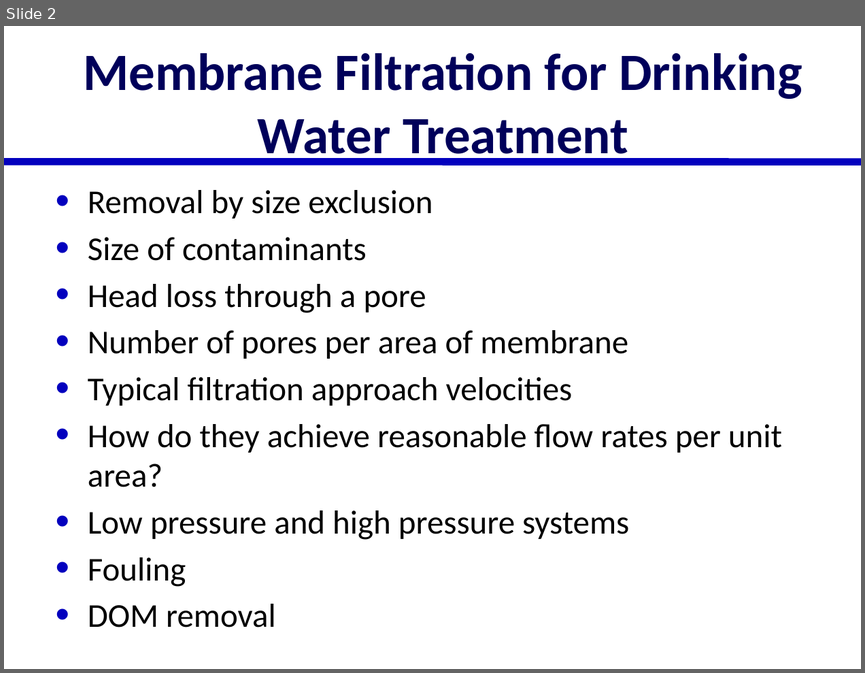
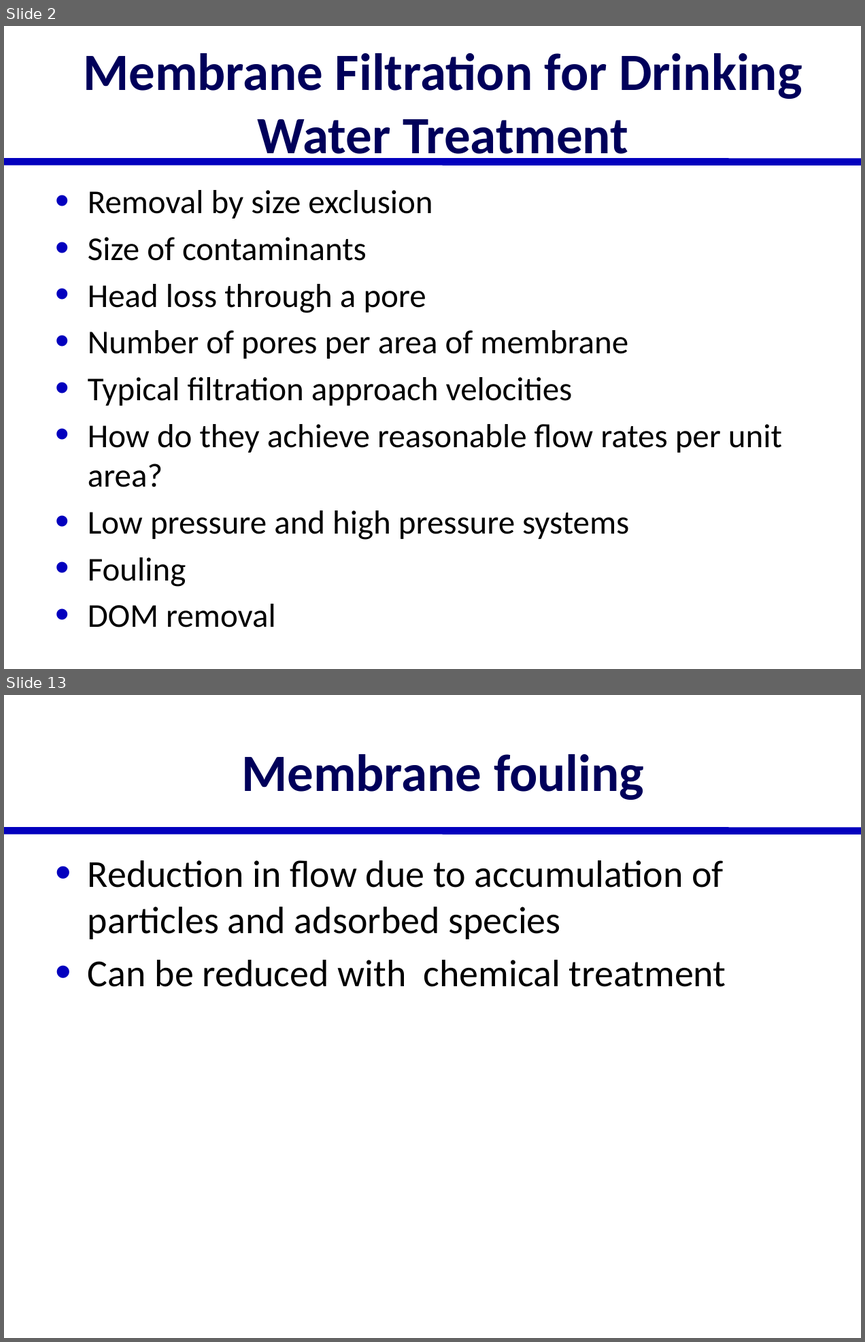
Before and after one commit to AguaClara/SWOT, a slide deck: Lectures/In Class/Membrane Filtration.pptx. Shown one above the other, each under a label of ours: slide 2 before the commit, slides 2 and 13 after it; the slides between them are not shown. The pictures are 865x673 and 865x1342 pixels, drawn with LibreOffice and Linux fonts; fonts in the diff are those of the drawing. Boxes give left, top, right and bottom in pixels: in the first picture for what was removed or moved away, otherwise in the second. Text is boxed around its words. In the diff, an @@ line names an element or a change of style, - is before the commit and + after.

Commit message:
membranes

```diff
--- a/Lectures/In Class/Membrane Filtration.pptx
+++ b/Lectures/In Class/Membrane Filtration.pptx
@@ slide 13 added at (4,695,861,1338), background #FFFFFF; not listed: 1 template element that a slide beside it also shows @@
@@ title added at (241,754,644,800), 44 pt, text #00005A, bold @@
+Membrane fouling
@@ text added at (88,860,726,987), 32 pt, text #000000 @@
+• Reduction in flow due to accumulation of particles and adsorbed species
+• Can be reduced with chemical treatment
```
Also in this commit, not shown: 1 slide changed, 11 other slides added, 1 slide removed, 3 other files.
